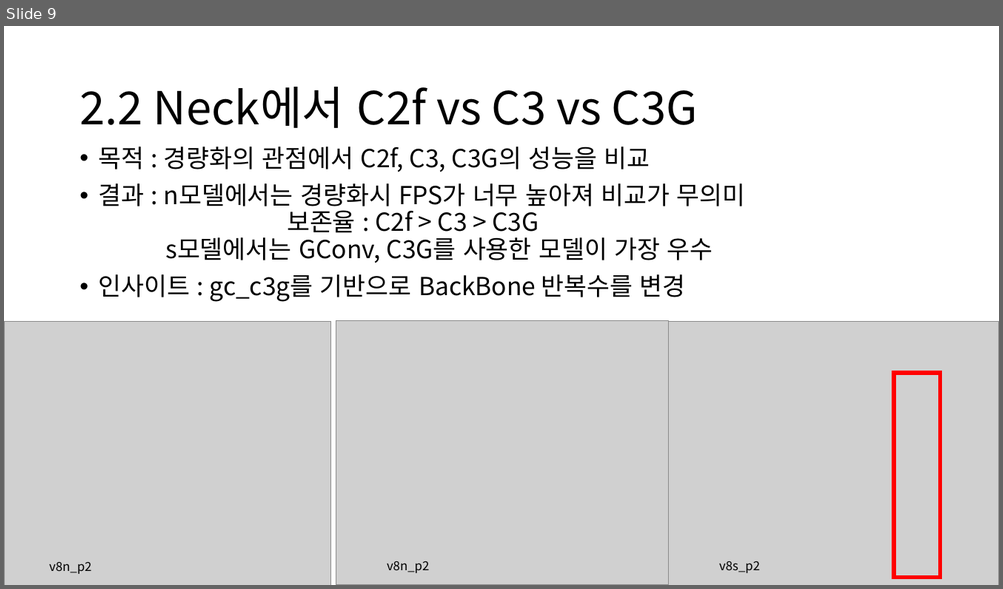
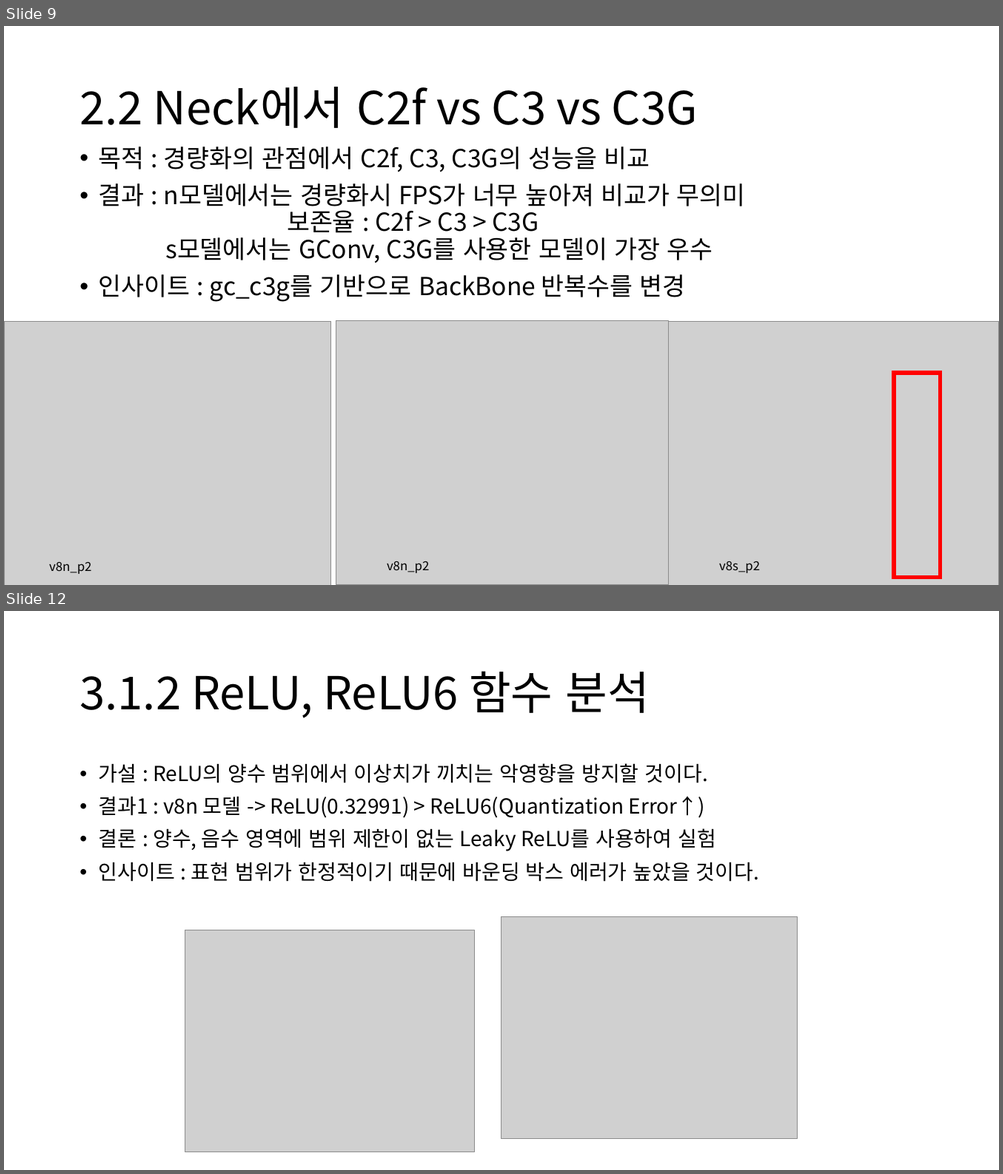
Before and after one commit to Lee-chan-hyeok/Nextchip_Autonomous_Driving_Contest, a slide deck: 11.25.pptx. Shown one above the other, each under a label of ours: slide 9 before the commit, slides 9 and 12 after it; the slides between them are not shown. The pictures are 1003x589 and 1003x1174 pixels, drawn with LibreOffice and Linux fonts; fonts in the diff are those of the drawing; grey boxes stand for pictures. Boxes give left, top, right and bottom in pixels: in the first picture for what was removed or moved away, otherwise in the second. Text is boxed around its words. In the diff, an @@ line names an element or a change of style, - is before the commit and + after.

```diff
--- a/11.25.pptx
+++ b/11.25.pptx
@@ slide 12 added at <box>4,611,999,1170</box>, background #FFFFFF @@
@@ title added at <box>79,671,649,718</box>, 44 pt, text #000000 @@
+3.1.2 ReLU, ReLU6 함수 분석
@@ text added at <box>99,763,760,882</box>, 20 pt, text #000000 @@
+• 가설 : ReLU의 양수 범위에서 이상치가 끼치는 악영향을 방지할 것이다.
+• 결과1 : v8n 모델 -> ReLU(0.32991) > ReLU6(Quantization Error↑)
+• 결론 : 양수, 음수 영역에 범위 제한이 없는 Leaky ReLU를 사용하여 실험
+• 인사이트 : 표현 범위가 한정적이기 때문에 바운딩 박스 에러가 높았을 것이다.
@@ picture added at <box>502,917,797,1139</box> @@
@@ picture added at <box>185,931,474,1152</box> @@
```
Also in this commit, not shown: 4 other slides added.
